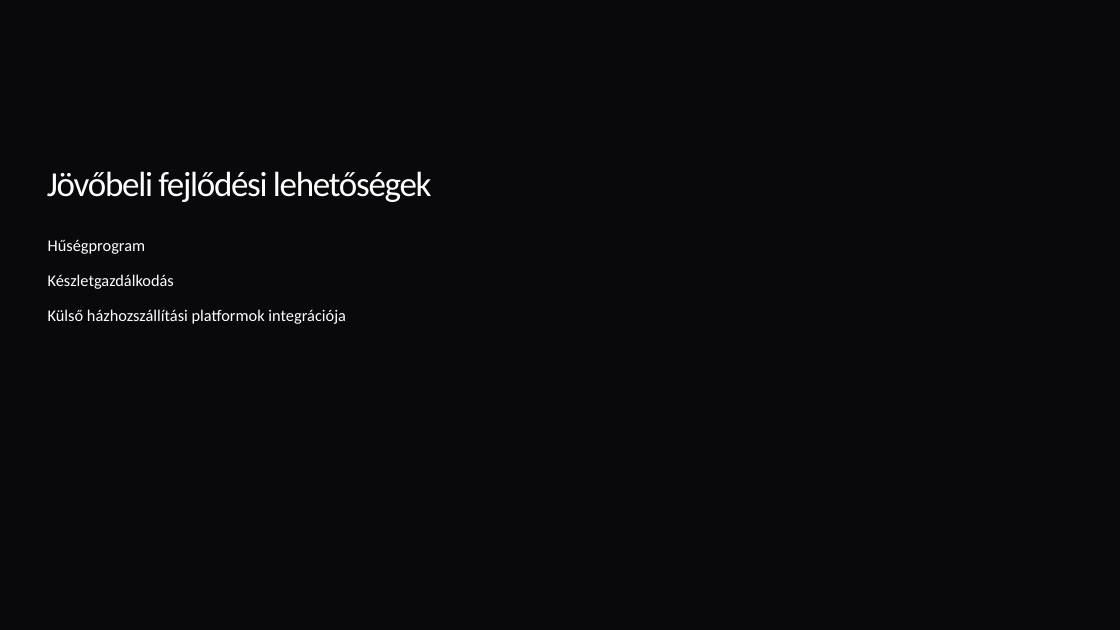
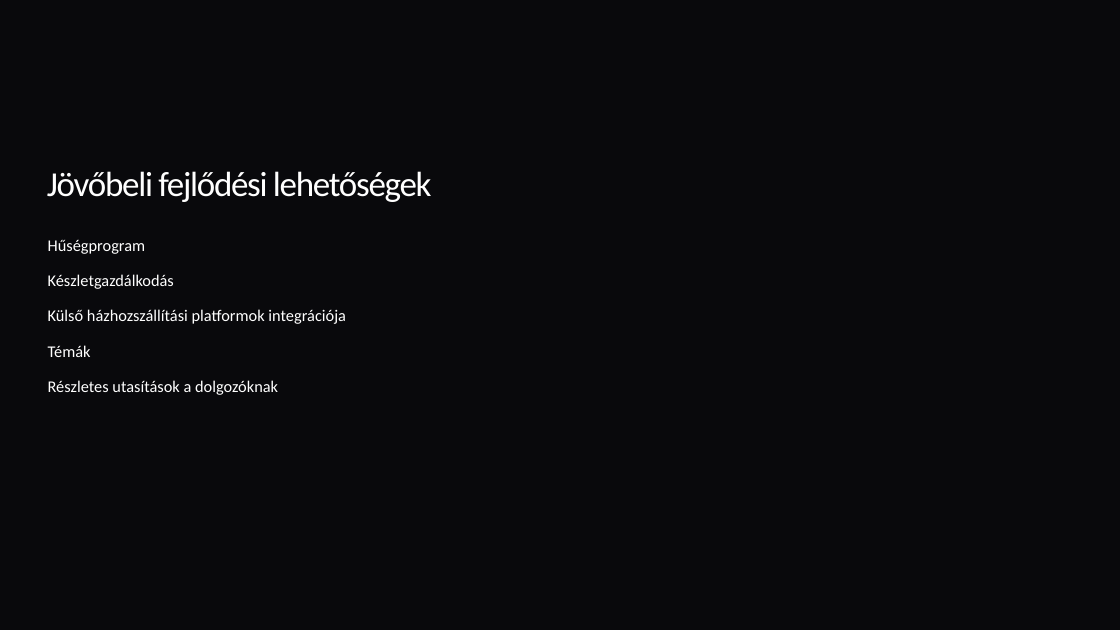
Before and after one commit to Zoli06/FastFuel, a slide deck: slide 55 of docs/FastFuel Prezentáció.pptx (slide 12 before the commit). Drawn at 1120x630 pixels with LibreOffice and Linux fonts; fonts in the diff are those of the drawing; background and template pictures are left out. Boxes give left, top, right and bottom in pixels: in the first picture for what was removed or moved away, otherwise in the second. Text is boxed around its words. In the diff, an @@ line names an element or a change of style, - is before the commit and + after.

```diff
--- a/docs/FastFuel Prezentáció.pptx
+++ b/docs/FastFuel Prezentáció.pptx
@@ text at (48, 345, 278, 395): paragraphs added @@
+Témák
+Részletes utasítások a dolgozóknak
```
Also in this commit, not shown: 5 other slides changed, 45 slides added, 2 slides removed, 38 other files.
